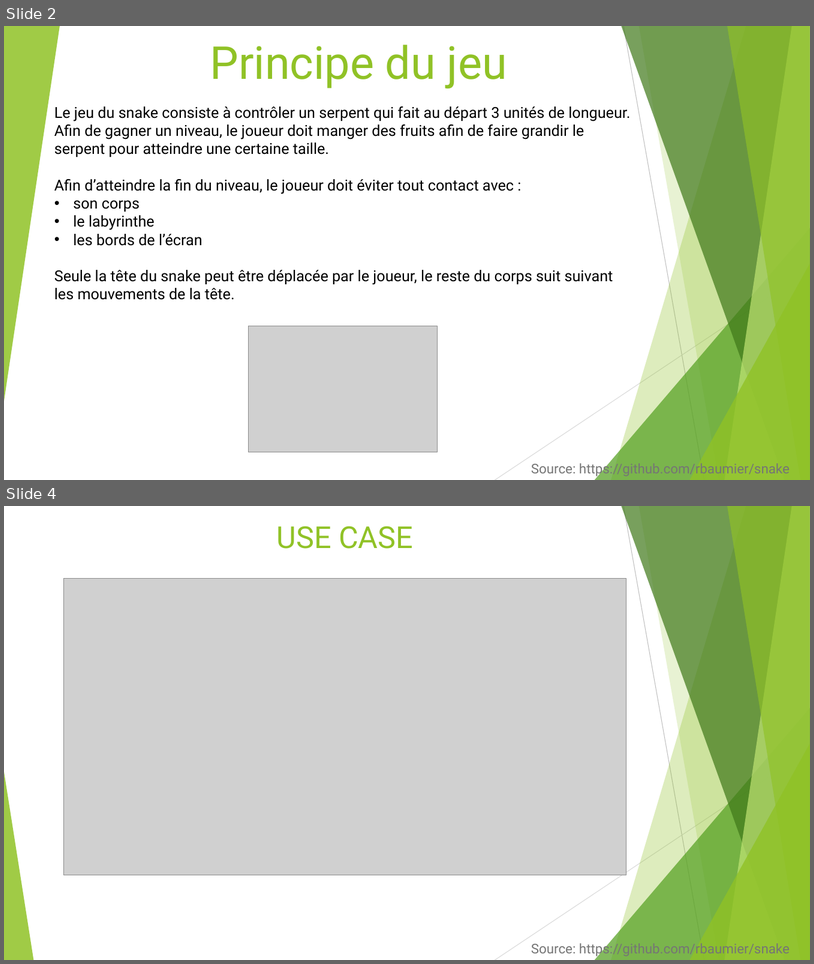
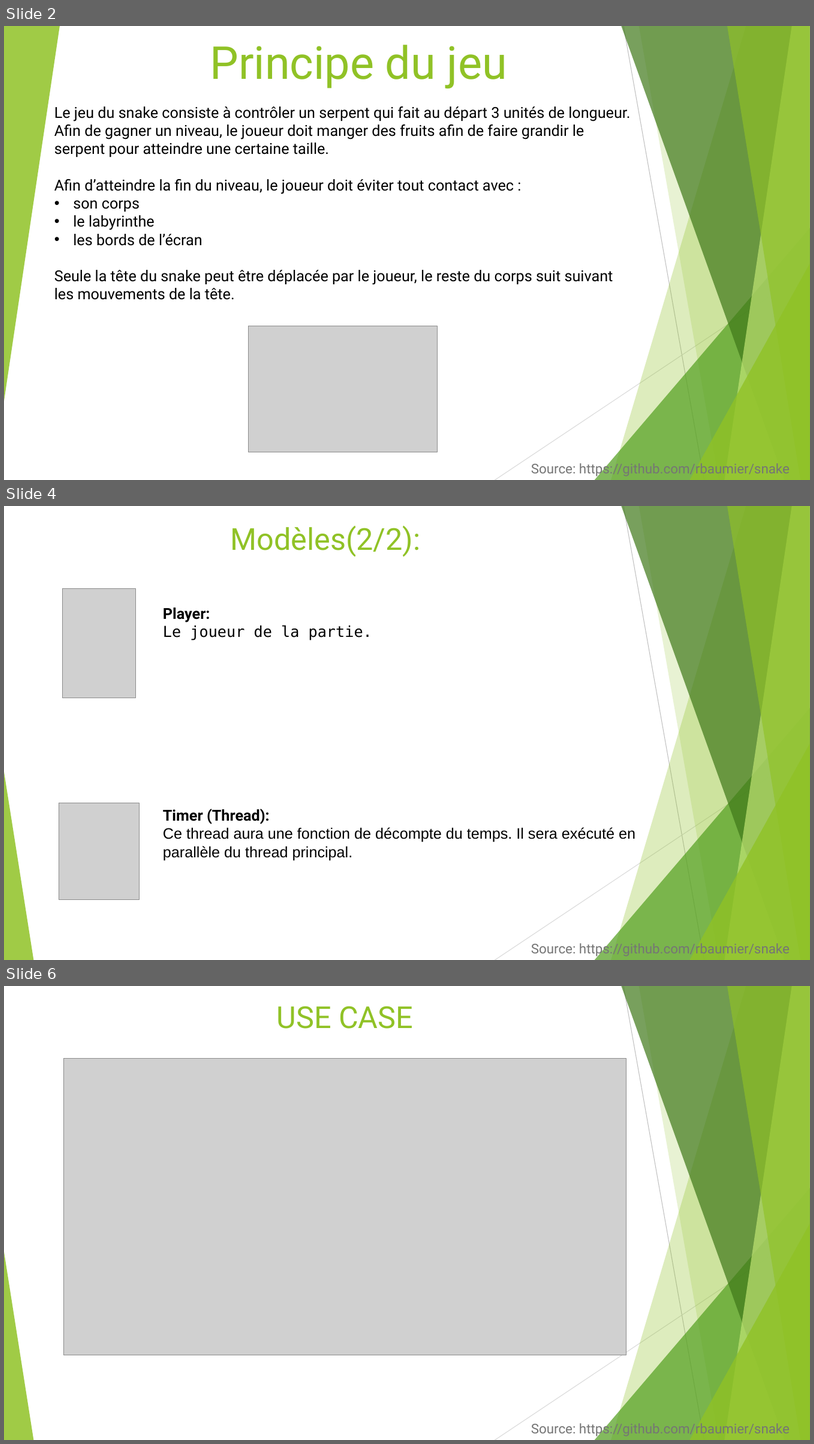
Before and after one commit to rbaumier/snake, a slide deck: docs/ProjetMention.pptx. Shown one above the other, each under a label of ours: slides 2 and 4 before the commit, slides 2, 4 and 6 after it; the slides between them are not shown. The pictures are 814x964 and 814x1444 pixels, drawn with LibreOffice and Linux fonts; fonts in the diff are those of the drawing; grey boxes stand for pictures. Boxes give left, top, right and bottom in pixels: in the first picture for what was removed or moved away, otherwise in the second. Text is boxed around its words. In the diff, an @@ line names an element or a change of style, - is before the commit and + after.

```diff
--- a/docs/ProjetMention.pptx
+++ b/docs/ProjetMention.pptx
@@ slide 4 added at (4,506,810,960), background #FFFFFF; not listed: 10 template elements that a slide beside it also shows @@
@@ title added at (230,526,420,556), 36 pt, text #90C226 @@
+Modèles(2/2):
@@ picture added at (63,588,136,698) @@
@@ text added at (163,607,372,640), 18 pt, text #000000 @@
+Player:
+Le joueur de la partie.
@@ picture added at (59,803,140,899) @@
@@ text added at (163,808,636,860), 18 pt, text #000000 @@
+Timer (Thread):
+Ce thread aura une fonction de décompte du temps. Il sera exécuté en parallèle du thread principal.
@@ text added at (531,941,790,957), 16 pt, text #767676 @@
+Source: https://github.com/rbaumier/snake
@@ what was slide 4 is now slide 6 @@
```
Also in this commit, not shown: 2 slides changed, 5 other slides added, 2 slides removed.
